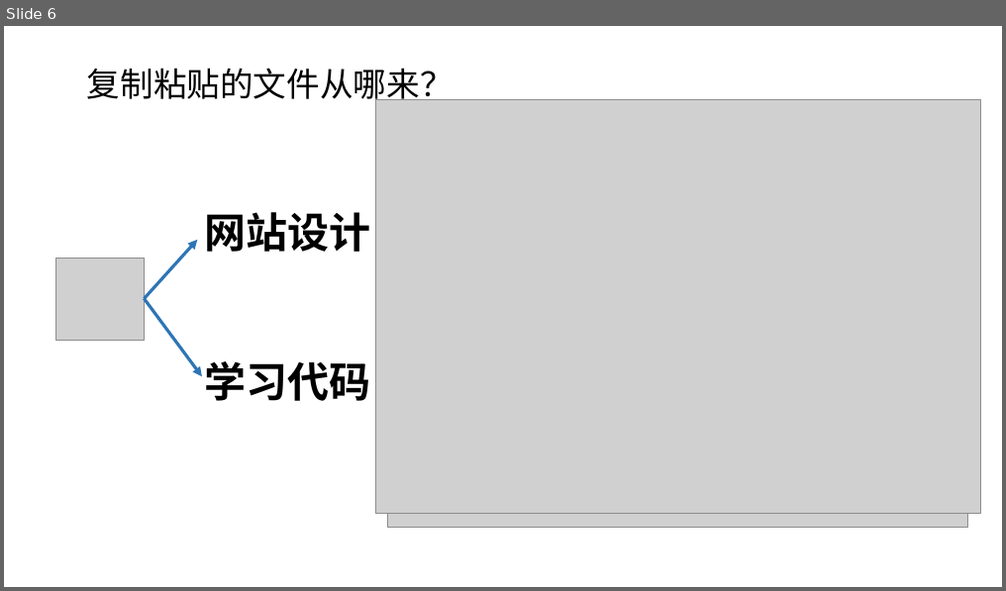
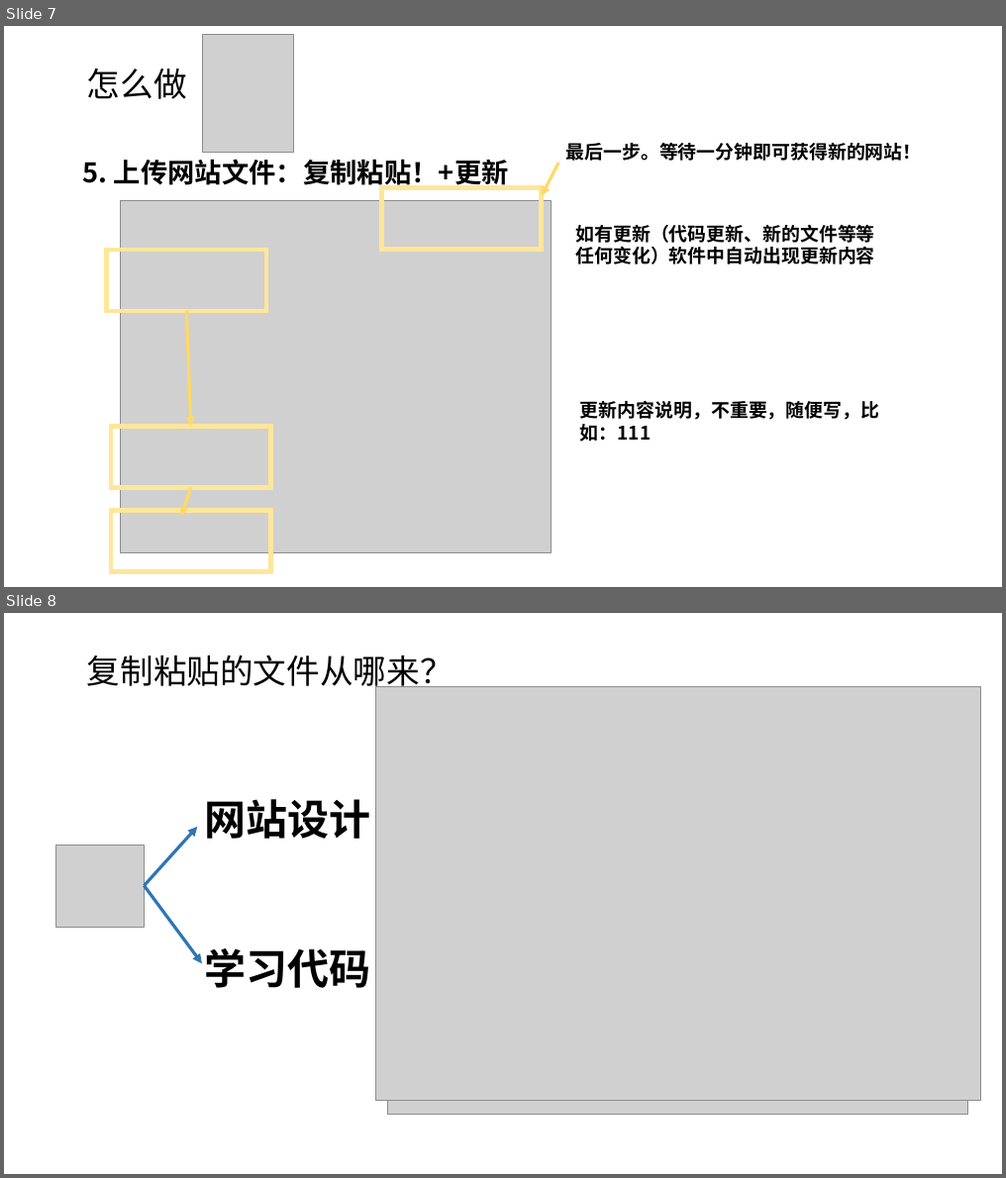
Before and after one commit to IRISWANG5/IRISWANG5.github.io, a slide deck: pdf/搭建网页.pptx. Shown one above the other, each under a label of ours: slide 6 before the commit, slides 7 and 8 after it. The pictures are 1006x591 and 1006x1178 pixels, drawn with LibreOffice and Linux fonts; fonts in the diff are those of the drawing; grey boxes stand for pictures; background and template pictures are left out. Boxes give left, top, right and bottom in pixels: in the first picture for what was removed or moved away, otherwise in the second. Text is boxed around its words. In the diff, an @@ line names an element or a change of style, - is before the commit and + after.

```diff
--- a/pdf/搭建网页.pptx
+++ b/pdf/搭建网页.pptx
@@ slide 7 added at (4, 26, 1002, 587), background picture (left out) @@
@@ picture added at (202, 34, 294, 152) @@
@@ text added at (87, 68, 187, 99), 32 pt, text #000000 @@
+怎么做
@@ text added at (566, 143, 922, 161), 18 pt, text #000000, bold @@
+最后一步。等待一分钟即可获得新的网站！
@@ text added at (83, 159, 509, 190), 26 pt, text #000000, bold @@
+5. 上传网站文件：复制粘贴！+更新
@@ arrow added from (558, 163) to (542, 196), #FFD966 3 pt @@
@@ picture added at (120, 200, 550, 553) @@
@@ rectangle added at (382, 187, 543, 249), outline #FFE699 4.5 pt @@
@@ text added at (575, 225, 874, 265), 18 pt, text #000000, bold @@
+如有更新（代码更新、新的文件等等任何变化）软件中自动出现更新内容
@@ rectangle added at (107, 250, 266, 311), outline #FFE699 4.5 pt @@
@@ arrow added from (187, 311) to (191, 427), #FFD966 3 pt @@
@@ text added at (580, 401, 879, 442), 18 pt, text #000000, bold @@
+更新内容说明，不重要，随便写，比如：111
@@ rectangle added at (111, 427, 271, 488), outline #FFE699 4.5 pt @@
@@ arrow added from (191, 488) to (181, 517), #FFD966 3 pt @@
@@ rectangle added at (111, 510, 271, 571), outline #FFE699 4.5 pt @@
@@ what was slide 6 is now slide 8 @@
```
Also in this commit, not shown: 1 slide changed, 1 other slide added, 2 other files.
